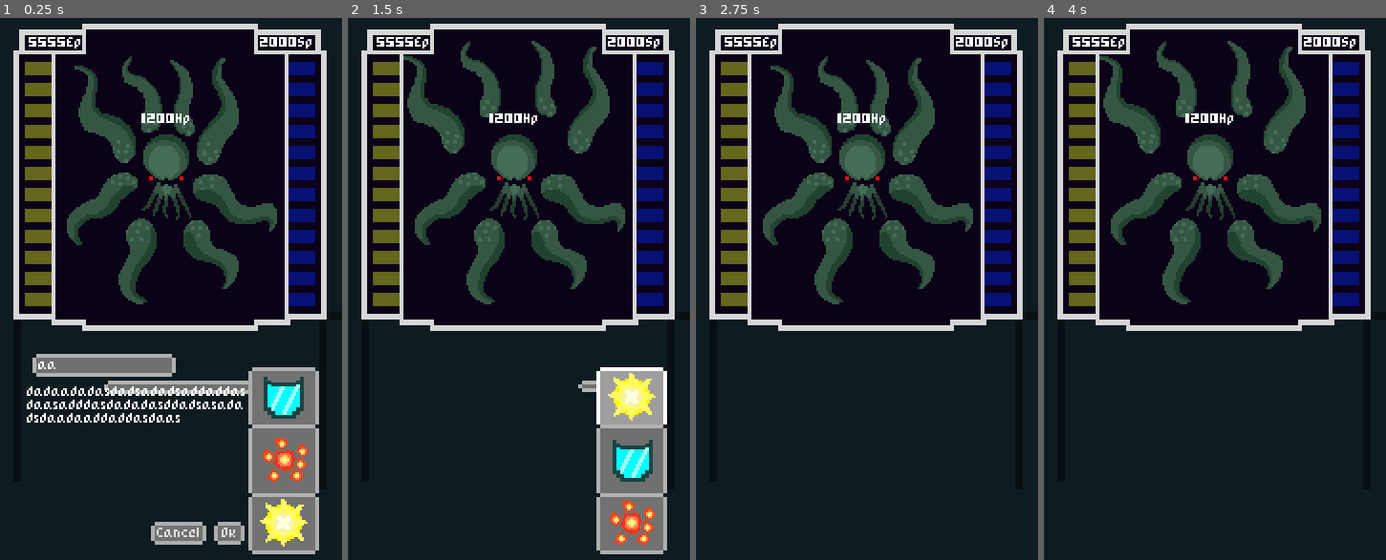
Above: before the commit, frames 1-4 (left to right).
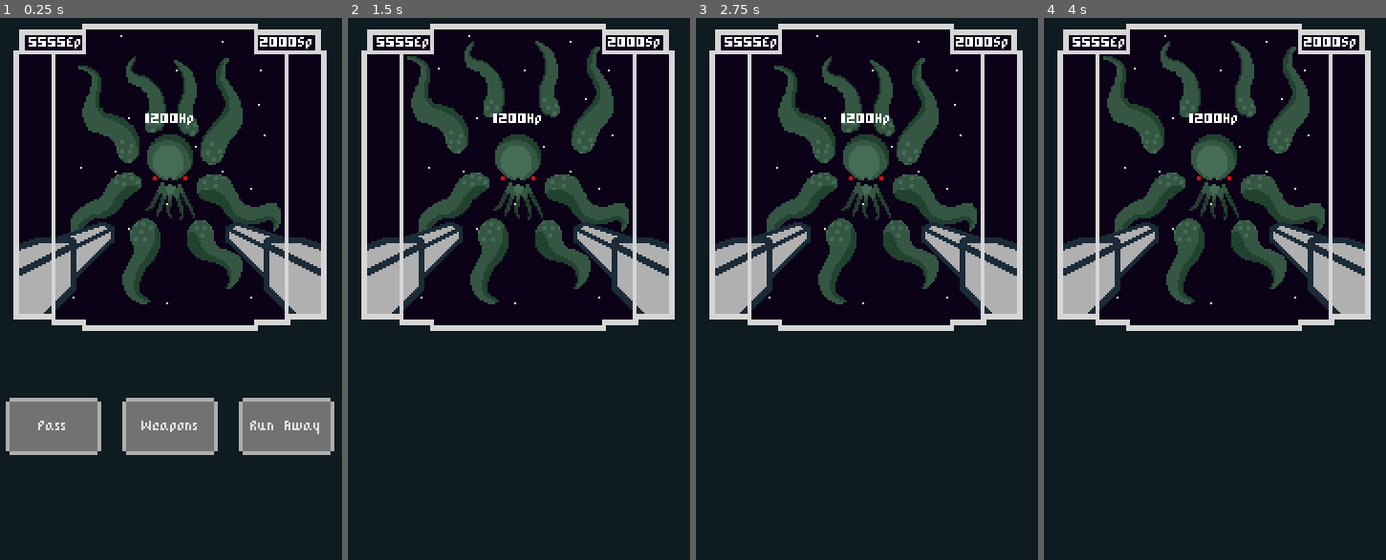
Above: after the commit, the same moments.

Repository: Razzf/SpaceRpg
Game: Godot game, scene res://Scenes/Battle.tscn
The game is run twice, just before and just after one commit, with the same random seed, the same clock (stepped at 60 frames per second) and the same inputs. The project has no main scene, so this scene is started directly.
Inputs (mouse positions are in pixels of both pictures, inside the frame that each line leads up to):
- Up to frame 1 (0.25 s): no input
- Up to frame 2 (1.5 s): click (525, 532) at 0.5 s, where only the run before the commit has a clickable "Cancel"; click (631, 397) at 1.27 s
- Up to frame 3 (2.75 s): tap Enter at 2 s
- Up to frame 4 (4 s): tap Space at 3.5 s

The runs differ from the first frame. In frame 1, 29% of the frame differs, in the area x 1-98%, y 3-99%; in frame 2, 19%; in frame 3, 12%; in frame 4, 12%.

Commit message:
Coupling improved even more

Diff:
--- a/Scenes/Battle.tscn
+++ b/Scenes/Battle.tscn
@@ -1,19 +1,11 @@
-[gd_scene load_steps=13 format=2]
+[gd_scene load_steps=7 format=2]
 
-[ext_resource path="res://Resources/Styles/normalbutton.tres" type="StyleBox" id=1]
-[ext_resource path="res://Resources/Styles/pressedbutton.tres" type="StyleBox" id=2]
-[ext_resource path="res://Resources/Styles/HoverButton.tres" type="StyleBox" id=3]
+[ext_resource path="res://Scenes/BattleUI.tscn" type="PackedScene" id=1]
 [ext_resource path="res://Scenes/SpaceShip.tscn" type="PackedScene" id=4]
-[ext_resource path="res://Scenes/WeaponSelector.tscn" type="PackedScene" id=5]
 [ext_resource path="res://Img Resources/Sprites and designs/combat design 4.png" type="Texture" id=6]
 [ext_resource path="res://Scenes/Enemy.tscn" type="PackedScene" id=12]
 [ext_resource path="res://Img Resources/PurpleSpace.png" type="Texture" id=13]
 [ext_resource path="res://Scripts/BattleScene.gd" type="Script" id=19]
-[ext_resource path="res://Resources/Fonts/PixelFont.tres" type="DynamicFont" id=22]
-
-[sub_resource type="StyleBoxEmpty" id=1]
-
-[sub_resource type="StyleBoxFlat" id=2]
 
 [node name="Battle" type="Node2D"]
 script = ExtResource( 19 )
@@ -27,73 +19,14 @@
 texture = ExtResource( 13 )
 
 [node name="Enemy" parent="." instance=ExtResource( 12 )]
-position = Vector2( 88, 100 )
+position = Vector2( 90, 100 )
 
 [node name="SpaceShip" parent="." instance=ExtResource( 4 )]
 
 [node name="combat design 3" type="Sprite" parent="."]
+visible = false
 self_modulate = Color( 1, 1, 1, 0.4 )
 position = Vector2( 90, 160 )
 texture = ExtResource( 6 )
 
-[node name="BattleUI" type="Control" parent="."]
-self_modulate = Color( 1, 1, 1, 0.505882 )
-margin_right = 180.0
-margin_bottom = 320.0
-__meta__ = {
-"_edit_use_anchors_": false
-}
-
-[node name="ActiobButtons" type="HBoxContainer" parent="BattleUI"]
-visible = false
-margin_left = 4.0
-margin_top = 227.0
-margin_right = 176.0
-margin_bottom = 257.0
-custom_constants/separation = 11
-__meta__ = {
-"_edit_use_anchors_": false
-}
-
-[node name="btn" type="Button" parent="BattleUI/ActiobButtons"]
-margin_right = 50.0
-margin_bottom = 30.0
-rect_min_size = Vector2( 50, 30 )
-custom_styles/hover = ExtResource( 3 )
-custom_styles/pressed = ExtResource( 2 )
-custom_styles/focus = SubResource( 1 )
-custom_styles/disabled = SubResource( 2 )
-custom_styles/normal = ExtResource( 1 )
-custom_fonts/font = ExtResource( 22 )
-text = "Pass"
-
-[node name="ShoWeaponsBtn" type="Button" parent="BattleUI/ActiobButtons"]
-margin_left = 61.0
-margin_right = 111.0
-margin_bottom = 30.0
-rect_min_size = Vector2( 50, 30 )
-custom_styles/hover = ExtResource( 3 )
-custom_styles/pressed = ExtResource( 2 )
-custom_styles/focus = SubResource( 1 )
-custom_styles/disabled = SubResource( 2 )
-custom_styles/normal = ExtResource( 1 )
-custom_fonts/font = ExtResource( 22 )
-text = "Weapons"
-
-[node name="btn3" type="Button" parent="BattleUI/ActiobButtons"]
-margin_left = 122.0
-margin_right = 172.0
-margin_bottom = 30.0
-rect_min_size = Vector2( 50, 30 )
-custom_styles/hover = ExtResource( 3 )
-custom_styles/pressed = ExtResource( 2 )
-custom_styles/focus = SubResource( 1 )
-custom_styles/disabled = SubResource( 2 )
-custom_styles/normal = ExtResource( 1 )
-custom_fonts/font = ExtResource( 22 )
-text = "Run Away"
-
-[node name="WeaponSelector" parent="BattleUI" instance=ExtResource( 5 )]
-margin_top = 199.0
-margin_bottom = 307.0
-[connection signal="enemy_atacked" from="Enemy" to="BattleUI/WeaponSelector" method="_on_Enemy_enemy_atacked"]
+[node name="BattleUI" parent="." instance=ExtResource( 1 )]
--- /dev/null
+++ b/Scenes/BattleUI.tscn
@@ -0,0 +1,79 @@
+[gd_scene load_steps=10 format=2]
+
+[ext_resource path="res://Resources/Fonts/PixelFont.tres" type="DynamicFont" id=1]
+[ext_resource path="res://Resources/Styles/normalbutton.tres" type="StyleBox" id=2]
+[ext_resource path="res://Resources/Styles/pressedbutton.tres" type="StyleBox" id=3]
+[ext_resource path="res://Resources/Styles/HoverButton.tres" type="StyleBox" id=4]
+[ext_resource path="res://Scripts/BattleUI.gd" type="Script" id=5]
+
+[sub_resource type="StyleBoxEmpty" id=1]
+
+[sub_resource type="StyleBoxFlat" id=2]
+
+[sub_resource type="StyleBoxEmpty" id=3]
+
+[sub_resource type="StyleBoxFlat" id=4]
+
+[node name="BattleUI" type="Control"]
+self_modulate = Color( 1, 1, 1, 0.505882 )
+margin_top = 200.0
+margin_right = 180.0
+margin_bottom = 320.0
+script = ExtResource( 5 )
+__meta__ = {
+"_edit_use_anchors_": false
+}
+
+[node name="ActionButtons" type="HBoxContainer" parent="."]
+margin_left = 3.99278
+margin_top = 25.6543
+margin_right = 175.993
+margin_bottom = 55.6543
+custom_constants/separation = 11
+__meta__ = {
+"_edit_use_anchors_": false
+}
+
+[node name="PassTurnBtn" type="Button" parent="ActionButtons"]
+margin_right = 50.0
+margin_bottom = 30.0
+rect_min_size = Vector2( 50, 30 )
+custom_styles/hover = ExtResource( 4 )
+custom_styles/pressed = ExtResource( 3 )
+custom_styles/focus = SubResource( 1 )
+custom_styles/disabled = SubResource( 2 )
+custom_styles/normal = ExtResource( 2 )
+custom_fonts/font = ExtResource( 1 )
+text = "Pass"
+
+[node name="ShowWeaponsBtn" type="Button" parent="ActionButtons"]
+margin_left = 61.0
+margin_right = 111.0
+margin_bottom = 30.0
+rect_min_size = Vector2( 50, 30 )
+custom_styles/hover = ExtResource( 4 )
+custom_styles/pressed = ExtResource( 3 )
+custom_styles/focus = SubResource( 3 )
+custom_styles/disabled = SubResource( 4 )
+custom_styles/normal = ExtResource( 2 )
+custom_fonts/font = ExtResource( 1 )
+text = "Weapons"
+__meta__ = {
+"_edit_use_anchors_": false
+}
+
+[node name="RunAwayBtn" type="Button" parent="ActionButtons"]
+margin_left = 122.0
+margin_right = 172.0
+margin_bottom = 30.0
+rect_min_size = Vector2( 50, 30 )
+custom_styles/hover = ExtResource( 4 )
+custom_styles/pressed = ExtResource( 3 )
+custom_styles/focus = SubResource( 1 )
+custom_styles/disabled = SubResource( 2 )
+custom_styles/normal = ExtResource( 2 )
+custom_fonts/font = ExtResource( 1 )
+text = "Run Away"
+[connection signal="pressed" from="ActionButtons/PassTurnBtn" to="." method="_on_PassTurnBtn_pressed"]
+[connection signal="pressed" from="ActionButtons/ShowWeaponsBtn" to="." method="_on_ShowWeaponsBtn_pressed"]
+[connection signal="pressed" from="ActionButtons/RunAwayBtn" to="." method="_on_RunAwayBtn_pressed"]
--- /dev/null
+++ b/Scenes/OkBtn.tscn
@@ -0,0 +1,8 @@
+[gd_scene load_steps=3 format=2]
+
+[ext_resource path="res://Scenes/ActionButton.tscn" type="PackedScene" id=1]
+[ext_resource path="res://Scripts/OkBtn.gd" type="Script" id=2]
+
+[node name="OkBtn" instance=ExtResource( 1 )]
+text = "Ok"
+script = ExtResource( 2 )
--- /dev/null
+++ b/Scenes/ShowWeaponsBtn.tscn
@@ -0,0 +1,7 @@
+[gd_scene load_steps=3 format=2]
+
+[ext_resource path="res://Scenes/ActionButton.tscn" type="PackedScene" id=1]
+[ext_resource path="res://Scripts/ShowWeaponsBtn.gd" type="Script" id=2]
+
+[node name="ShowWeaponsBtn" instance=ExtResource( 1 )]
+script = ExtResource( 2 )
--- a/Scenes/SpaceShip.tscn
+++ b/Scenes/SpaceShip.tscn
@@ -64,3 +64,5 @@
 text = "2000Sp"
 align = 1
 valign = 1
+[connection signal="Energy_Changed" from="." to="StatsContainer" method="_on_SpaceShip_Energy_Changed"]
+[connection signal="Shield_Changed" from="." to="StatsContainer" method="_on_SpaceShip_Shield_Changed"]
--- a/Scenes/WeaponSelector.tscn
+++ b/Scenes/WeaponSelector.tscn
@@ -1,18 +1,19 @@
-[gd_scene load_steps=16 format=2]
+[gd_scene load_steps=17 format=2]
 
 [ext_resource path="res://Resources/Styles/HoverButton.tres" type="StyleBox" id=1]
 [ext_resource path="res://Resources/Styles/pressedbutton.tres" type="StyleBox" id=2]
 [ext_resource path="res://Resources/Styles/panel.tres" type="StyleBox" id=3]
 [ext_resource path="res://Resources/Styles/normalbutton.tres" type="StyleBox" id=4]
 [ext_resource path="res://Scripts/WeaponSelector.gd" type="Script" id=5]
+[ext_resource path="res://Scenes/OkBtn.tscn" type="PackedScene" id=6]
 [ext_resource path="res://Resources/Fonts/PixelFont.tres" type="DynamicFont" id=7]
 [ext_resource path="res://Scripts/WeaponController.gd" type="Script" id=8]
 
-[sub_resource type="StyleBoxEmpty" id=7]
+[sub_resource type="StyleBoxEmpty" id=1]
 
-[sub_resource type="StyleBoxFlat" id=8]
+[sub_resource type="StyleBoxFlat" id=2]
 
-[sub_resource type="Animation" id=9]
+[sub_resource type="Animation" id=3]
 resource_name = "PanelAppear"
 length = 0.8
 tracks/0/type = "value"
@@ -81,21 +82,12 @@
 "_edit_use_anchors_": false
 }
 
-[node name="OkBtn" type="Button" parent="BtnsContainer"]
+[node name="OkBtn" parent="BtnsContainer" instance=ExtResource( 6 )]
+anchor_right = 0.0
+anchor_bottom = 0.0
 margin_left = 33.0
-margin_right = 49.0
+margin_right = 50.0
 margin_bottom = 12.0
-rect_min_size = Vector2( 16, 12 )
-custom_styles/hover = ExtResource( 1 )
-custom_styles/pressed = ExtResource( 2 )
-custom_styles/focus = SubResource( 7 )
-custom_styles/disabled = SubResource( 8 )
-custom_styles/normal = ExtResource( 4 )
-custom_fonts/font = ExtResource( 7 )
-text = "Ok"
-__meta__ = {
-"_edit_use_anchors_": false
-}
 
 [node name="DescriptionPanel" type="Panel" parent="."]
 margin_left = 147.0
--- /dev/null
+++ b/Scripts/ActionButton.gd
@@ -0,0 +1,7 @@
+extends Node
+
+
+const battle_units = preload("res://Resources/ScriptableClasses/BattleUnits.tres")
+
+func _on_pressed():
+	pass
--- a/Scripts/BattleScene.gd
+++ b/Scripts/BattleScene.gd
@@ -1,17 +1,19 @@
 extends Node2D
 
 const battle_units = preload("res://Resources/ScriptableClasses/BattleUnits.tres")
-
-onready var weaponSelector = $BattleUI/WeaponSelector
 
 func _ready():
 	battle_units.Enemy.animation.play("Idle")
 	Start_Ship_Turn()
 
 func Start_Ship_Turn():
+	var battleUI = battle_units.BattleUI
+	battleUI.actionBtns.show()
 	var ship = battle_units.SpaceShip
-	var weapon = ship.equipped_weapon
-	yield(weaponSelector, "weapon_used")
+	if ship != null:
+		yield(ship, "Energy_Changed")
+		Start_Enemy_Turn()
+	yield(battleUI, "turn_passed")
 	Start_Enemy_Turn()
 
 func Start_Enemy_Turn():
@@ -22,9 +24,3 @@
 		yield(enemy, "enemy_atacked")
 		enemy.animation.play("Idle")
 	Start_Ship_Turn()
-
-
-
-# Called every frame. 'delta' is the elapsed time since the previous frame.
-#func _process(delta):
-#	pass
--- /dev/null
+++ b/Scripts/BattleUI.gd
@@ -0,0 +1,27 @@
+extends Control
+
+const battle_units = preload("res://Resources/ScriptableClasses/BattleUnits.tres")
+onready var actionBtns = $ActionButtons
+var weaponSelector = null
+var load_scene = preload("res://Scenes/WeaponSelector.tscn")
+
+signal turn_passed
+
+func _on_ShowWeaponsBtn_pressed():
+	actionBtns.hide()
+	weaponSelector = load_scene.instance()
+	add_child(weaponSelector)
+
+func _on_PassTurnBtn_pressed():
+	actionBtns.hide()
+	emit_signal("turn_passed")
+
+func _on_RunAwayBtn_pressed():
+	actionBtns.hide()
+	pass # Replace with function body.
+
+func _ready():
+	battle_units.BattleUI = self
+
+func _exit_tree():
+	battle_units.BattleUI = null
--- /dev/null
+++ b/Scripts/OkBtn.gd
@@ -0,0 +1,12 @@
+extends "res://Scripts/ActionButton.gd"
+
+signal weapon_used
+
+func _on_pressed():
+	var enemy = battle_units.Enemy
+	var ship = battle_units.SpaceShip
+	if enemy != null and ship != null:
+		var weapon = ship.equipped_weapon
+		enemy.take_damage(weapon.power)
+		ship.energy -= weapon.energy_cost
+		emit_signal("weapon_used")
--- a/Scripts/ScriptableObjects/BattleUnits.gd
+++ b/Scripts/ScriptableObjects/BattleUnits.gd
@@ -3,3 +3,4 @@
 
 var SpaceShip = null
 var Enemy = null
+var BattleUI = null
--- /dev/null
+++ b/Scripts/ShowWeaponsBtn.gd
@@ -0,0 +1,16 @@
+extends "res://Scripts/ActionButton.gd"
+
+
+# Declare member variables here. Examples:
+# var a = 2
+# var b = "text"
+
+
+# Called when the node enters the scene tree for the first time.
+func _ready():
+	pass # Replace with function body.
+
+
+# Called every frame. 'delta' is the elapsed time since the previous frame.
+#func _process(delta):
+#	pass
--- a/Scripts/SpaceShip.gd
+++ b/Scripts/SpaceShip.gd
@@ -30,7 +30,9 @@
 
 func update_equipped_weapon(w_index):
 	if find_node("Weapon", true, false) != null:
-		remove_child(get_node("Weapon"))
+		var weapon = get_node("Weapon")
+		remove_child(weapon)
+		weapon.free()
 		equipped_weapon = Weapons[w_index].instance()
 		add_child(equipped_weapon)
 	else:
@@ -41,6 +43,5 @@
 	update_equipped_weapon(0)
 	battle_units.SpaceShip = self
 
-
 func _exit_tree():
 	battle_units.SpaceShip = null
--- a/Scripts/WeaponController.gd
+++ b/Scripts/WeaponController.gd
@@ -15,9 +15,16 @@
 	var ship = battle_units.SpaceShip
 	if ship != null:
 		var weapon = ship.Weapons[index].instance()
+		var upperWeapon = ship.Weapons[up_index].instance()
+		var lowerWeapon = ship.Weapons[down_index].instance()
+
+		UpperButton.icon = upperWeapon.icon_texture
+		LowerButton.icon = lowerWeapon.icon_texture
 		weaponIcon.texture = weapon.icon_texture
-		UpperButton.icon = ship.Weapons[up_index].instance().icon_texture
-		LowerButton.icon = ship.Weapons[down_index].instance().icon_texture
+
+		weapon.free()
+		upperWeapon.free()
+		lowerWeapon.free()
 
 func _on_UpButton_pressed(): #Moves the weapons downwards
 	update_weapon_selector(downwards)
@@ -28,30 +35,35 @@
 
 func update_weapon_selector(trace): #func that moves the weapon positions up or down
 	var ship = battle_units.SpaceShip
+	if ship != null:
+		if ship.find_node("Weapon", true, false) != null:
+			var weapon = ship.get_node("Weapon")
+			index = index + 1 * (trace)
+			up_index = up_index + 1 * (trace)
+			down_index = down_index + 1 * (trace)
+			if index == ship.Weapons.size() * (trace):
+				index = 0
+				up_index = 1
+				down_index = 2
+			elif up_index == ship.Weapons.size() * (trace):
+				index = 2
+				up_index = 0
+				down_index = 1
+			elif down_index == ship.Weapons.size() * (trace):
+				index = 1
+				up_index = 2
+				down_index = 0
 
+			var upperWeapon = ship.Weapons[up_index].instance()
+			var lowerWeapon = ship.Weapons[down_index].instance()
 
-	if ship.find_node("Weapon", true, false) != null:
-		var weapon = ship.get_node("Weapon")
-		index = index + 1 * (trace)
-		up_index = up_index + 1 * (trace)
-		down_index = down_index + 1 * (trace)
-		if index == ship.Weapons.size() * (trace):
-			index = 0
-			up_index = 1
-			down_index = 2
-		elif up_index == ship.Weapons.size() * (trace):
-			index = 2
-			up_index = 0
-			down_index = 1
-		elif down_index == ship.Weapons.size() * (trace):
-			index = 1
-			up_index = 2
-			down_index = 0
+			UpperButton.icon = upperWeapon.icon_texture
+			LowerButton.icon = lowerWeapon.icon_texture
 
-		UpperButton.icon = ship.Weapons[up_index].instance().icon_texture
-		LowerButton.icon = ship.Weapons[down_index].instance().icon_texture
+			upperWeapon.free()
+			lowerWeapon.free()
 
-		ship.update_equipped_weapon(index)
-		weapon = ship.equipped_weapon
-		emit_signal("weapon_Changed")
-		weaponIcon.texture = weapon.icon_texture
+			ship.update_equipped_weapon(index)
+			weapon = ship.equipped_weapon
+			emit_signal("weapon_Changed")
+			weaponIcon.texture = weapon.icon_texture
--- a/Scripts/WeaponSelector.gd
+++ b/Scripts/WeaponSelector.gd
@@ -9,12 +9,18 @@
 onready var weaponNameLabel = $DescriptionPanel/WeaponNamePanel/WeaponNameLabel
 onready var weaponDescription = $DescriptionPanel/WeaponDescription
 onready var btns = $BtnsContainer
-
-signal weapon_used()
+onready var okBtn = $BtnsContainer/OkBtn
 
 func _ready():
-	weaponController.show()
-	panelAnimations.play("PanelAppear")
+	if battle_units.BattleUI != null:
+		battle_units.BattleUI.actionBtns.hide()
+		weaponController.show()
+		descriptionPanel.show()
+		panelAnimations.play("PanelAppear")
+		yield(panelAnimations,"animation_finished")
+		btns.show()
+		weaponNamePanel.show()
+		weaponDescription.show()
 
 func _on_OkBtn_pressed():
 	btns.hide()
@@ -24,14 +30,7 @@
 	yield(panelAnimations,"animation_finished")
 	weaponController.hide()
 	descriptionPanel.hide()
-	var enemy = battle_units.Enemy
-	var ship = battle_units.SpaceShip
-	if enemy != null and ship != null:
-		var weapon = ship.equipped_weapon
-		enemy.take_damage(weapon.power)
-		ship.energy -= weapon.energy_cost
-		emit_signal("weapon_used")
-
+	queue_free()
 
 func _on_CancelBtn_pressed():
 	btns.hide()
@@ -41,6 +40,7 @@
 	yield(panelAnimations,"animation_finished")
 	weaponController.hide()
 	descriptionPanel.hide()
+	queue_free()
 
 
 func _on_Enemy_enemy_atacked():
@@ -54,3 +54,7 @@
 
 func _on_WeaponController_weapon_Changed():
 	weaponNameLabel.text = battle_units.SpaceShip.equipped_weapon._name
+
+func _exit_tree():
+	if battle_units.BattleUI != null:
+		battle_units.BattleUI.actionBtns.show()
Binary file changed: Img Resources/PurpleSpace.png
Binary file changed: Img Resources/Sprites and designs/ShipWindow2.png
Binary file changed: Img Resources/Sprites and designs/combat design 4.png
Not shown: 6 places in Scenes/WeaponSelector.tscn that only renumber resources
